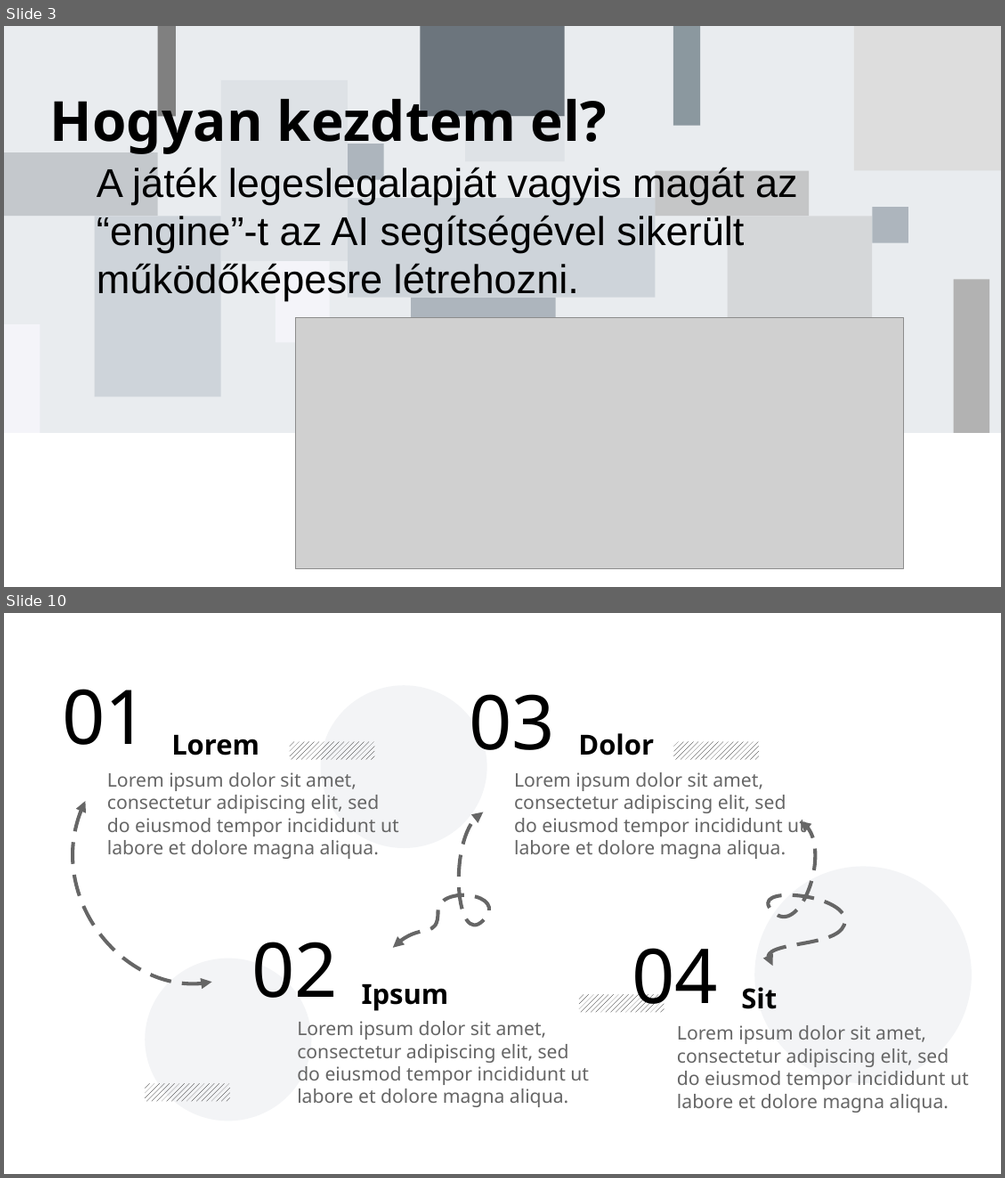
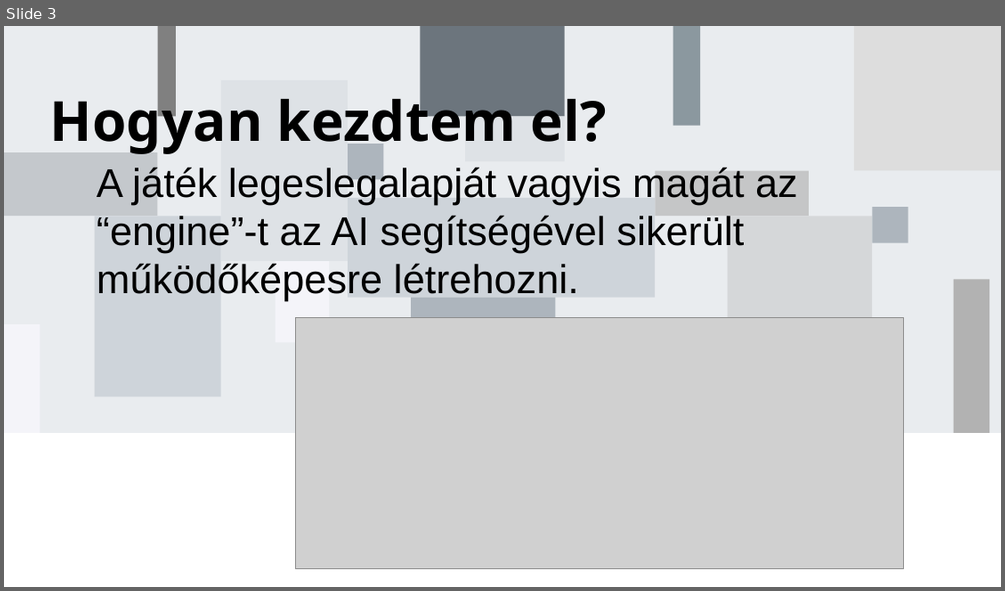
Before and after one commit to badam-dev/lvl_devil, a slide deck: lvl-devil.pptx. Shown one above the other, each under a label of ours: slides 3 and 10 before the commit, slide 3 after it; the slides between them are not shown. The pictures are 1005x1178 and 1005x591 pixels, drawn with LibreOffice and Linux fonts; fonts in the diff are those of the drawing; grey boxes stand for pictures. Boxes give left, top, right and bottom in pixels: in the first picture for what was removed or moved away, otherwise in the second. Text is boxed around its words. In the diff, an @@ line names an element or a change of style, - is before the commit and + after.

```diff
--- a/lvl-devil.pptx
+++ b/lvl-devil.pptx
@@ slide 10 removed at bbox=[4, 613, 1001, 1174], background #FFFFFF @@
@@ text removed at bbox=[62, 689, 148, 745] @@
-01
@@ ellipse removed at bbox=[321, 685, 487, 848] @@
@@ text removed at bbox=[469, 694, 555, 750] @@
-03
@@ text removed at bbox=[171, 734, 259, 755] @@
-Lorem
@@ rectangle removed at bbox=[290, 741, 375, 760] @@
@@ text removed at bbox=[578, 733, 654, 755] @@
-Dolor
@@ rectangle removed at bbox=[674, 741, 760, 760] @@
@@ text removed at bbox=[107, 772, 399, 859] @@
-Lorem ipsum dolor sit amet, consectetur adipiscing elit, sed do eiusmod tempor incididunt ut labore et dolore magna aliqua.
@@ text removed at bbox=[514, 772, 806, 859] @@
-Lorem ipsum dolor sit amet, consectetur adipiscing elit, sed do eiusmod tempor incididunt ut labore et dolore magna aliqua.
@@ freeform shape removed at bbox=[73, 801, 212, 984] @@
@@ freeform shape removed at bbox=[393, 812, 490, 948] @@
@@ freeform shape removed at bbox=[769, 821, 845, 965] @@
@@ ellipse removed at bbox=[755, 867, 971, 1083] @@
@@ ellipse removed at bbox=[146, 958, 312, 1121] @@
@@ text removed at bbox=[251, 941, 338, 997] @@
-02
@@ text removed at bbox=[631, 948, 718, 1013] @@
-04
@@ text removed at bbox=[362, 983, 449, 1011] @@
-Ipsum
@@ rectangle removed at bbox=[579, 995, 664, 1013] @@
@@ text removed at bbox=[741, 987, 777, 1009] @@
-Sit
@@ text removed at bbox=[297, 1021, 589, 1107] @@
-Lorem ipsum dolor sit amet, consectetur adipiscing elit, sed do eiusmod tempor incididunt ut labore et dolore magna aliqua.
@@ text removed at bbox=[677, 1025, 969, 1112] @@
-Lorem ipsum dolor sit amet, consectetur adipiscing elit, sed do eiusmod tempor incididunt ut labore et dolore magna aliqua.
@@ rectangle removed at bbox=[146, 1083, 230, 1102] @@
```
Also in this commit, not shown: 1 slide changed, 5 slides added, 8 other slides removed, 6 other files.
